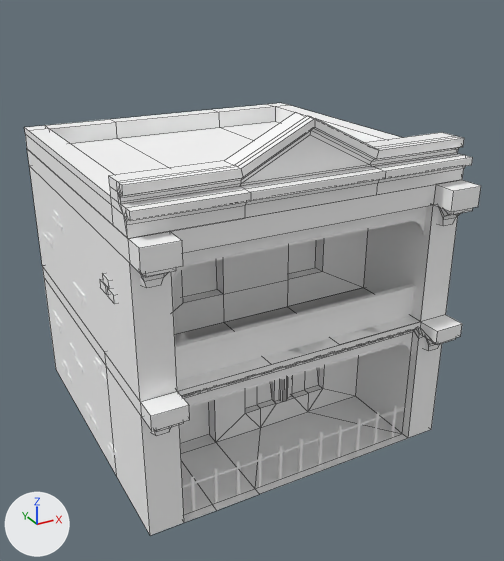
An edit to the FBX model Moped Mayhem v1.0/Assets/Meshes/Buildings/Envi_Building_Inner_001.fbx, drawn before and after from the same camera.
Before and after are seen from a 50 mm lens placed at (-6.74, -16.9, 9.77), pointed at (0.17, -4.33, 3.48). Arrows for +X, +Y and +Z are at lower left; the lights stay in place. Mesh edges are drawn as thin lines on the coarser meshes. Where no turn or scale is listed for an object, it has been applied to the vertices.

In view in the first picture: 'Balcony', 'Bottom_Main1', 'Fence', 'Roof', 'Roof_Arch', 'Roof_Arch.001', 'Top_Main'.
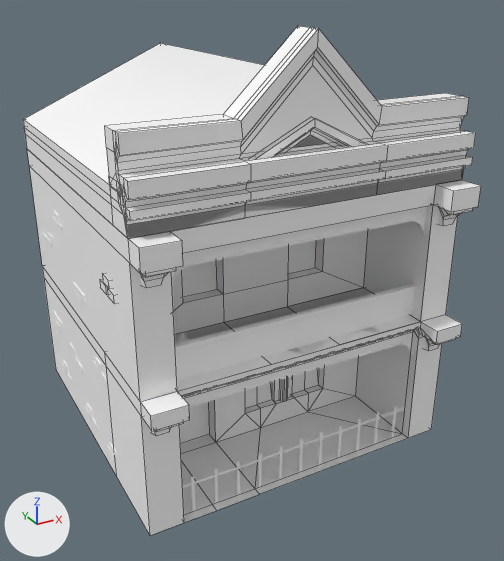
Diff of the bpy script that builds the scene:
```diff
--- a/Moped Mayhem v1.0/Assets/Meshes/Buildings/Envi_Building_Inner_001.fbx.py
+++ b/Moped Mayhem v1.0/Assets/Meshes/Buildings/Envi_Building_Inner_001.fbx.py
@@ me_mesh_036 @@
+me_mesh_036.from_pydata(...)  # 107 vertices, 105 faces; spans x 0.0..7.0, y -7.19..0.01, z 0.0..2.97
+me_mesh_036.materials.append(mat_lambert2)  # its picture is missing
@@ ob_roof_2 @@
+ob_roof_2 = bpy.data.objects.new('Roof_2', me_mesh_036)
+ob_roof_2.location = (-3.5, 0.0, 5.99)
```

What differs and where, as boxes (x1, y1, x2, y2) in the pictures (504 x 561 px):
'Roof_2', added: after (23, 26, 476, 238)
'Roof', unchanged, covered by the edit: before (24, 103, 473, 238); after (25, 117, 473, 238)
